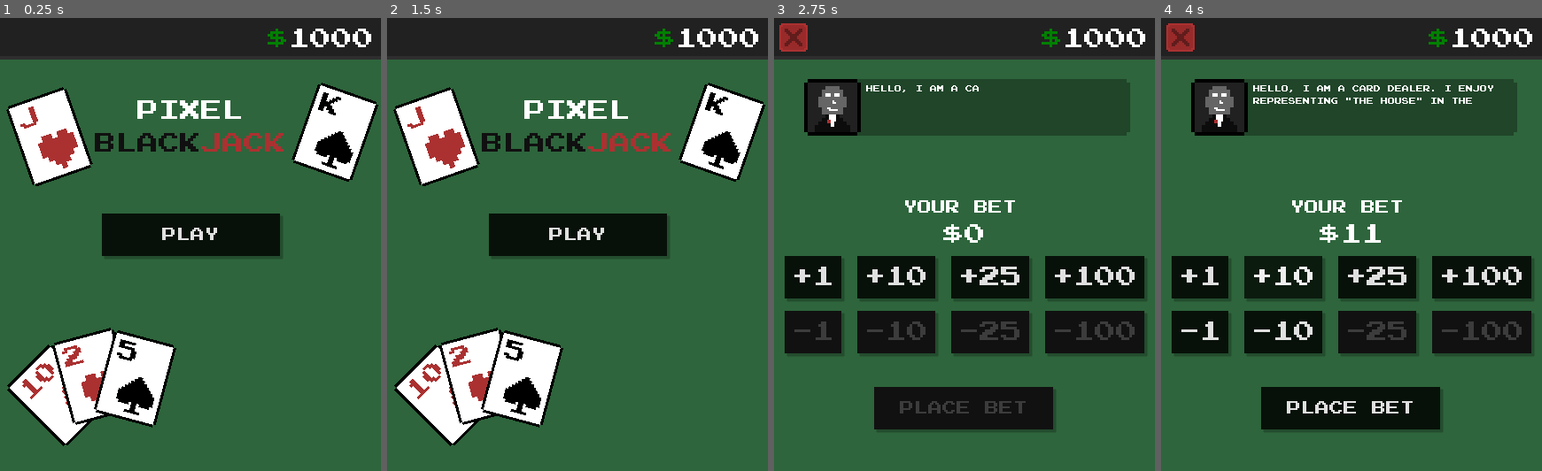
Above: before the commit, frames 1-4 (left to right).
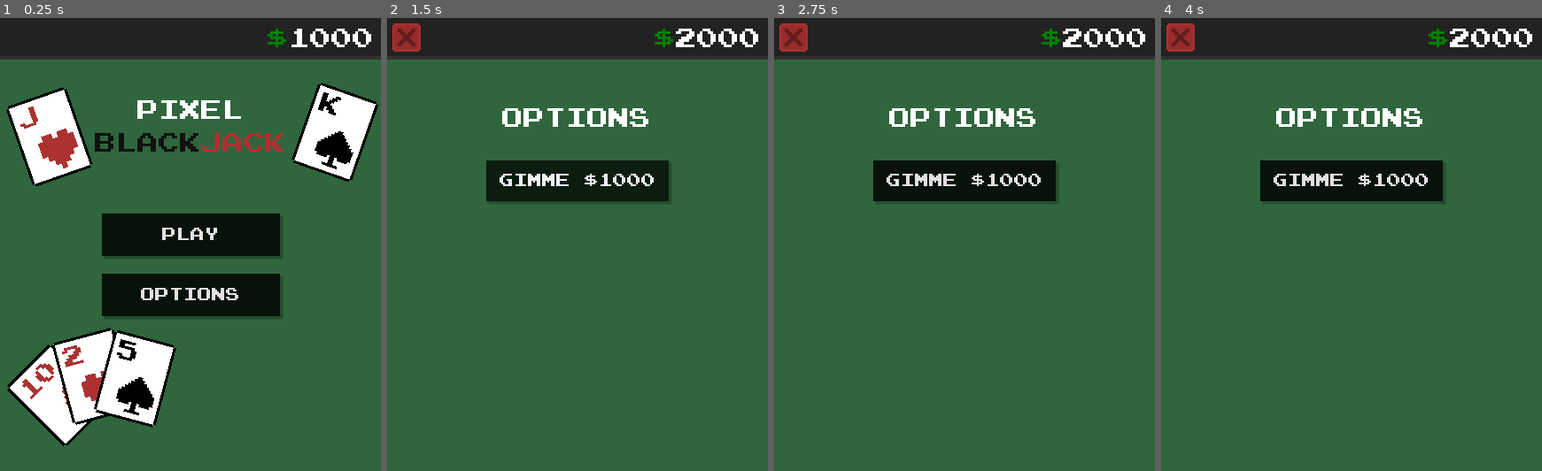
Above: after the commit, the same moments.

Repository: Ichicoro/godot-blackjack
Game: Godot game, scene res://scenes/MainMenu.tscn
The game is run twice, just before and just after one commit, with the same random seed, the same clock (stepped at 60 frames per second) and the same inputs.
Inputs (mouse positions are in pixels of both pictures, inside the frame that each line leads up to):
- Up to frame 1 (0.25 s): no input
- Up to frame 2 (1.5 s): click (577, 294) at 0.5 s, where only the run after the commit has a clickable "OPTIONS"; click (577, 181) at 1.25 s, where only the run after the commit has a clickable "GIMME $1000"
- Up to frame 3 (2.75 s): click (964, 235) at 2 s, where only the run before the commit has a clickable "PLAY"
- Up to frame 4 (4 s): click (1199, 276) at 2.75 s, where only the run before the commit has a clickable "+1"; click (1282, 276) at 3.5 s, where only the run before the commit has a clickable "+10"

The runs differ from the first frame. In frame 1, 4.4% of the frame differs, in the area x 26-74%, y 56-66%; in frame 2, 25%; in frame 3, 37%; in frame 4, 37%, in the area x 2-98%, y 2-92%.

Commit message:
Change the UI so that it is bigger, and 'remove' the dealer's nodes

Diff:
--- a/project.godot
+++ b/project.godot
@@ -22,7 +22,6 @@
 
 config/name="Blackjack"
 run/main_scene="res://scenes/MainMenu.tscn"
-run/low_processor_mode=true
 boot_splash/image="res://splash.png"
 boot_splash/use_filter=false
 boot_splash/bg_color=Color( 0.184314, 0.4, 0.239216, 1 )
@@ -37,6 +36,7 @@
 
 window/size/width=430
 window/size/height=512
+window/dpi/allow_hidpi=true
 window/handheld/orientation="portrait"
 window/stretch/mode="viewport"
 window/stretch/aspect="keep_width"
@@ -74,5 +74,7 @@
 
 [rendering]
 
+quality/intended_usage/framebuffer_allocation=0
+quality/intended_usage/framebuffer_allocation.mobile=0
 quality/driver/driver_name.HTML5="GLES2"
-quality/driver/driver_name.Android="GLES2"
+quality/driver/driver_name.Android="GLES3"
--- a/scenes/GameView.tscn
+++ b/scenes/GameView.tscn
@@ -114,10 +114,9 @@
 [node name="Panel" parent="." instance=ExtResource( 3 )]
 
 [node name="DealingPanel" type="Panel" parent="."]
-visible = false
 anchor_right = 1.0
 anchor_bottom = 1.0
-margin_top = 152.0
+margin_top = 47.0
 custom_styles/panel = SubResource( 1 )
 __meta__ = {
 "_edit_use_anchors_": false
@@ -129,9 +128,9 @@
 anchor_right = 0.5
 anchor_bottom = 0.5
 margin_left = -181.0
-margin_top = -20.0
+margin_top = -11.0
 margin_right = -37.0
-margin_bottom = 2.0
+margin_bottom = 11.0
 custom_fonts/font = ExtResource( 2 )
 text = "YOUR HAND"
 __meta__ = {
@@ -144,9 +143,9 @@
 anchor_right = 0.5
 anchor_bottom = 0.5
 margin_left = -26.0
-margin_top = -21.0
+margin_top = -12.0
 margin_right = 182.0
-margin_bottom = -5.0
+margin_bottom = 4.0
 grow_horizontal = 0
 custom_fonts/font = ExtResource( 6 )
 text = "TOTAL = 0"
@@ -162,19 +161,18 @@
 anchor_right = 0.5
 anchor_bottom = 0.5
 margin_left = -183.0
+margin_top = 9.5
 margin_right = 182.0
-margin_bottom = 64.0
+margin_bottom = 105.5
 custom_styles/panel = SubResource( 2 )
 __meta__ = {
 "_edit_use_anchors_": false
 }
 
 [node name="GridContainer" type="GridContainer" parent="DealingPanel/PlayerHandPanel"]
-anchor_right = 1.0
-anchor_bottom = 1.0
-margin_right = -183.0
-margin_bottom = -32.0
-rect_scale = Vector2( 2, 2 )
+margin_right = 122.0
+margin_bottom = 32.0
+rect_scale = Vector2( 3, 3 )
 custom_constants/hseparation = 16
 columns = 11
 __meta__ = {
@@ -187,9 +185,9 @@
 anchor_right = 0.5
 anchor_bottom = 0.5
 margin_left = -181.0
-margin_top = -151.0
+margin_top = -184.0
 margin_right = 27.0
-margin_bottom = -129.0
+margin_bottom = -162.0
 custom_fonts/font = ExtResource( 2 )
 text = "DEALER'S HAND"
 __meta__ = {
@@ -202,9 +200,9 @@
 anchor_right = 0.5
 anchor_bottom = 0.5
 margin_left = -24.0
-margin_top = 79.0
+margin_top = 125.0
 margin_right = 184.0
-margin_bottom = 95.0
+margin_bottom = 141.0
 grow_horizontal = 0
 custom_fonts/font = ExtResource( 2 )
 text = "YOUR BET: $0"
@@ -219,9 +217,9 @@
 anchor_right = 0.5
 anchor_bottom = 0.5
 margin_left = -26.0
-margin_top = -152.0
+margin_top = -185.0
 margin_right = 182.0
-margin_bottom = -136.0
+margin_bottom = -169.0
 grow_horizontal = 0
 custom_fonts/font = ExtResource( 6 )
 text = "TOTAL = 0"
@@ -237,20 +235,18 @@
 anchor_right = 0.5
 anchor_bottom = 0.5
 margin_left = -183.0
-margin_top = -131.0
+margin_top = -164.0
 margin_right = 182.0
-margin_bottom = -67.0
+margin_bottom = -68.0
 custom_styles/panel = SubResource( 2 )
 __meta__ = {
 "_edit_use_anchors_": false
 }
 
 [node name="GridContainer" type="GridContainer" parent="DealingPanel/DealerHandPanel"]
-anchor_right = 1.0
-anchor_bottom = 1.0
-margin_right = -183.0
-margin_bottom = -32.0
-rect_scale = Vector2( 2, 2 )
+margin_right = 122.0
+margin_bottom = 32.0
+rect_scale = Vector2( 3, 3 )
 custom_constants/hseparation = 16
 columns = 11
 __meta__ = {
@@ -266,6 +262,8 @@
 margin_top = -66.0
 margin_right = -34.0
 margin_bottom = -27.0
+size_flags_horizontal = 3
+size_flags_vertical = 3
 disabled = true
 text = "HIT"
 
@@ -278,6 +276,8 @@
 margin_top = -66.0
 margin_right = -144.0
 margin_bottom = -27.0
+size_flags_horizontal = 3
+size_flags_vertical = 3
 custom_styles/hover = SubResource( 3 )
 custom_styles/pressed = SubResource( 4 )
 custom_styles/focus = SubResource( 3 )
@@ -304,10 +304,11 @@
 text = "END ROUND"
 
 [node name="BettingPanel" type="Panel" parent="."]
+visible = false
 anchor_top = 0.001
 anchor_right = 1.0
 anchor_bottom = 1.0
-margin_top = 151.488
+margin_top = 46.488
 custom_styles/panel = SubResource( 1 )
 __meta__ = {
 "_edit_use_anchors_": false
@@ -402,9 +403,9 @@
 }
 
 [node name="TopBar" parent="." instance=ExtResource( 5 )]
-exit_button_enabled = true
 
 [node name="Dealer" type="Control" parent="."]
+visible = false
 anchor_left = 0.5
 anchor_right = 0.5
 margin_left = -181.0
--- a/scenes/MainMenu.tscn
+++ b/scenes/MainMenu.tscn
@@ -15,6 +15,17 @@
 func _pressed():
 	yield(get_tree().create_timer(0.3), \"timeout\")
 	get_tree().change_scene(\"res://scenes/GameView.tscn\")
+"
+
+[sub_resource type="GDScript" id=2]
+script/source = "extends Button
+
+func _ready():
+	pass
+
+func _pressed():
+	yield(get_tree().create_timer(0.3), \"timeout\")
+	get_tree().change_scene(\"res://scenes/OptionsView.tscn\")
 "
 
 [node name="Control" type="Control"]
@@ -105,6 +116,18 @@
 text = "PLAY"
 script = SubResource( 1 )
 
+[node name="PlayButton2" parent="." instance=ExtResource( 4 )]
+anchor_left = 0.5
+anchor_top = 0.5
+anchor_right = 0.5
+anchor_bottom = 0.5
+margin_left = -100.5
+margin_top = 32.5
+margin_right = 100.5
+margin_bottom = 80.5
+text = "OPTIONS"
+script = SubResource( 2 )
+
 [node name="RichTextLabel" type="RichTextLabel" parent="."]
 anchor_left = 0.5
 anchor_top = 0.5
--- /dev/null
+++ b/scenes/OptionsView.tscn
@@ -0,0 +1,71 @@
+[gd_scene load_steps=8 format=2]
+
+[ext_resource path="res://scenes/TopBar.tscn" type="PackedScene" id=1]
+[ext_resource path="res://scenes/BackgroundPanel.tscn" type="PackedScene" id=2]
+[ext_resource path="res://assets/big_font.tres" type="DynamicFont" id=3]
+[ext_resource path="res://scenes/Button.tscn" type="PackedScene" id=4]
+
+[sub_resource type="GDScript" id=1]
+script/source = "extends Control
+
+func _ready():
+	pass
+
+
+func _on_TopBar_quit_pressed():
+	yield(get_tree().create_timer(0.3), \"timeout\")
+	get_tree().change_scene(\"res://scenes/MainMenu.tscn\")
+"
+
+[sub_resource type="StyleBoxEmpty" id=2]
+
+[sub_resource type="GDScript" id=3]
+script/source = "extends Button
+
+func _pressed():
+	UserData.credit += 1000
+"
+
+[node name="Control" type="Control"]
+anchor_right = 1.0
+anchor_bottom = 1.0
+script = SubResource( 1 )
+__meta__ = {
+"_edit_use_anchors_": false
+}
+
+[node name="Panel" parent="." instance=ExtResource( 2 )]
+rect_pivot_offset = Vector2( 0, -0.263489 )
+
+[node name="TopBar" parent="." instance=ExtResource( 1 )]
+
+[node name="Panel2" type="Panel" parent="."]
+anchor_right = 1.0
+anchor_bottom = 1.0
+margin_top = 47.0
+custom_styles/panel = SubResource( 2 )
+
+[node name="Label" type="Label" parent="Panel2"]
+anchor_left = 0.5
+anchor_right = 0.5
+margin_left = -85.0
+margin_top = 55.0
+margin_right = 83.0
+margin_bottom = 80.0
+custom_fonts/font = ExtResource( 3 )
+text = "OPTIONS"
+align = 1
+valign = 1
+__meta__ = {
+"_edit_use_anchors_": false
+}
+
+[node name="ResetMoneyButton" parent="." instance=ExtResource( 4 )]
+anchor_right = 1.0
+margin_left = 112.0
+margin_top = 161.0
+margin_right = -112.0
+margin_bottom = 207.0
+text = "GIMME $1000"
+script = SubResource( 3 )
+[connection signal="quit_pressed" from="TopBar" to="." method="_on_TopBar_quit_pressed"]
--- a/scripts/Card.gd
+++ b/scripts/Card.gd
@@ -50,6 +50,15 @@
 	$CardTypeLabel.text = get_type_name(self.card_type)
 	$CardSignTexture.texture = get_sign_icon(self.card_sign)
 	emit_signal("ready")
+
+
+func _gui_input(event):
+	return
+	if event is InputEventMouseButton:
+		if event.pressed:
+			self.modulate = Color(0.8,0.8,0.8,1)
+		else:
+			self.modulate = Color(1,1,1,1)
 
 
 static func get_sign_icon(card_sign):
--- a/scripts/UserData.gd
+++ b/scripts/UserData.gd
@@ -5,8 +5,28 @@
 var credit = 1000 setget set_credit
 
 func _ready():
-	pass
+	load_data()
 
-func set_credit(new_credit):
+
+func save_data():
+	var save_game: File = File.new()
+	save_game.open("user://save_data.dat", File.WRITE)
+	save_game.seek(0)
+	save_game.store_16(credit)
+	save_game.close()
+
+
+func load_data():
+	var save_game: File = File.new()
+	if not save_game.file_exists("user://save_data.dat"):
+		set_credit(1000)
+	save_game.open("user://save_data.dat", File.READ)
+	save_game.seek(0)
+	set_credit(save_game.get_16(), false)
+	save_game.close()
+
+
+func set_credit(new_credit, save = true):
 	credit = new_credit
+	if save: save_data()
 	emit_signal("credit_changed", new_credit)
Binary file removed: icon.png
Not shown, removed: icon.png.import
Not shown: 1 places in scenes/MainMenu.tscn that only renumber resources
